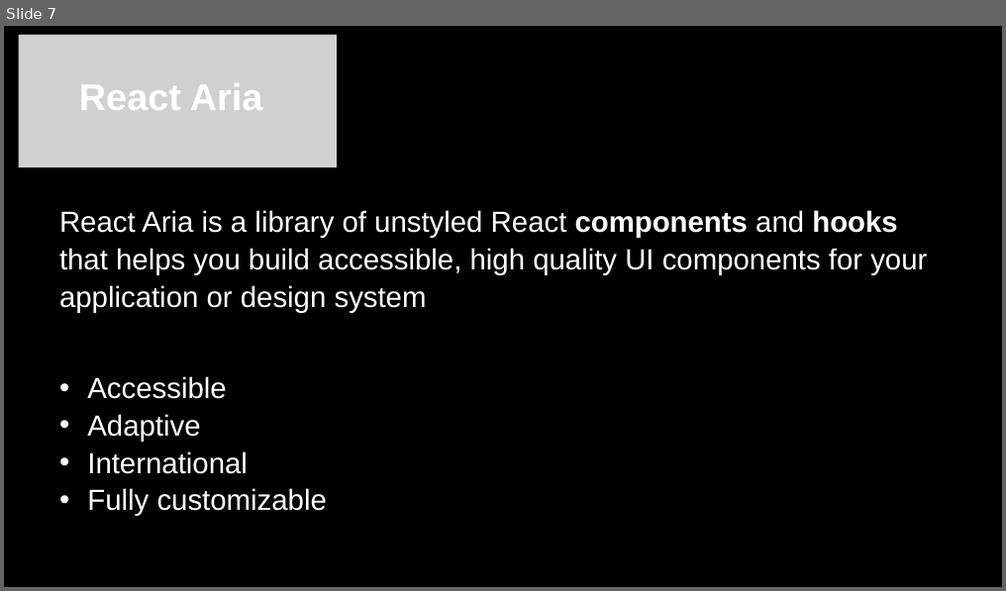
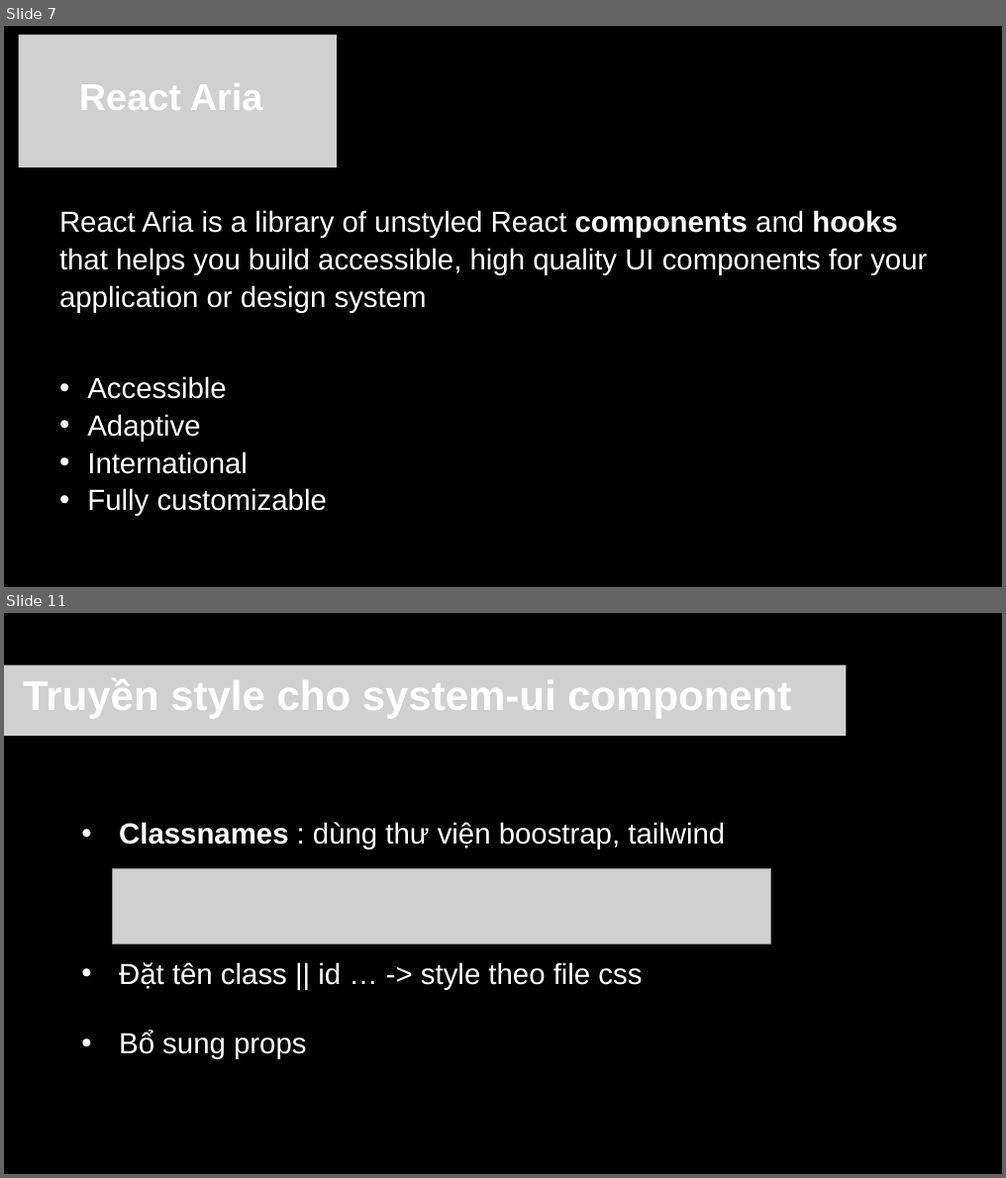
Before and after one commit to lanhanh259/unstyled-ui, a slide deck: unstyled component.pptx. Shown one above the other, each under a label of ours: slide 7 before the commit, slides 7 and 11 after it; the slides between them are not shown. The pictures are 1006x591 and 1006x1178 pixels, drawn with LibreOffice and Linux fonts; fonts in the diff are those of the drawing; grey boxes stand for pictures. Boxes give left, top, right and bottom in pixels: in the first picture for what was removed or moved away, otherwise in the second. Text is boxed around its words. In the diff, an @@ line names an element or a change of style, - is before the commit and + after.

```diff
--- a/unstyled component.pptx
+++ b/unstyled component.pptx
@@ slide 11 added at bbox=[4, 613, 1002, 1174], background #000000 @@
@@ picture added at bbox=[4, 665, 846, 737], 40 pt, text #FFFFFF, bold @@
+Truyền style cho system-ui component
@@ text added at bbox=[119, 822, 725, 1059], 28 pt, text #FFFFFF @@
+• Classnames : dùng thư viện boostrap, tailwind
+• Đặt tên class || id … -> style theo file css
+• Bổ sung props
@@ picture added at bbox=[113, 868, 771, 944] @@
```
Also in this commit, not shown: 2 slides changed, 3 other slides added, 1 slide removed, 11 other files.
